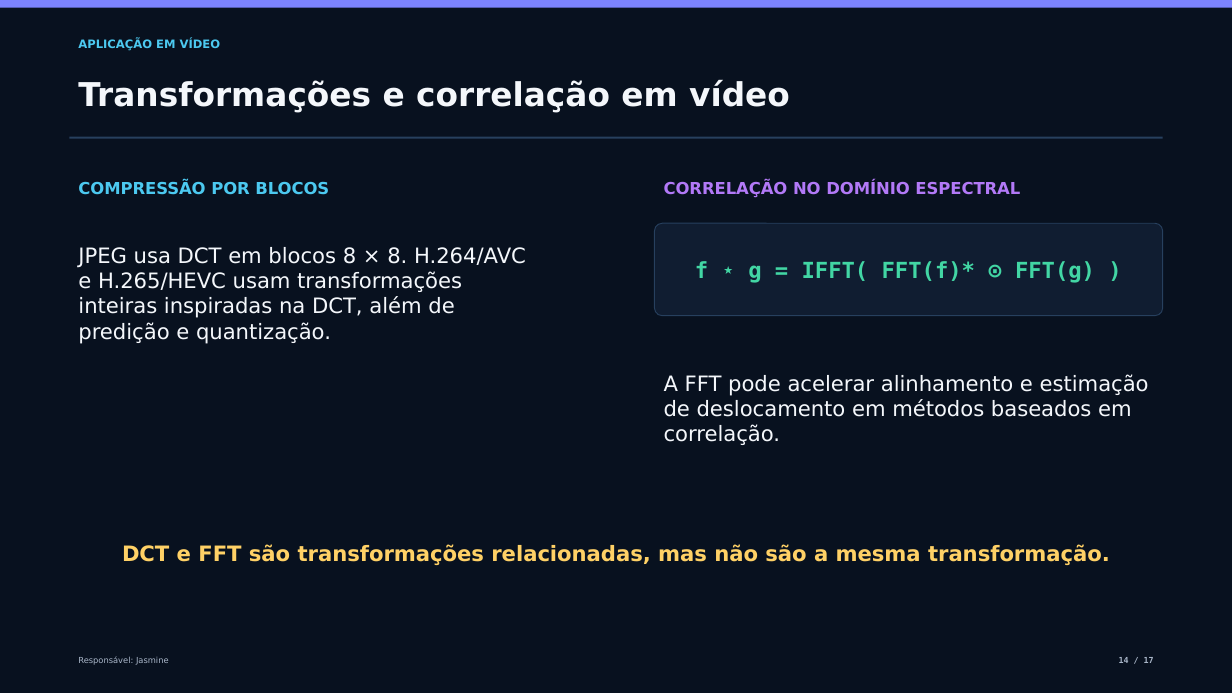
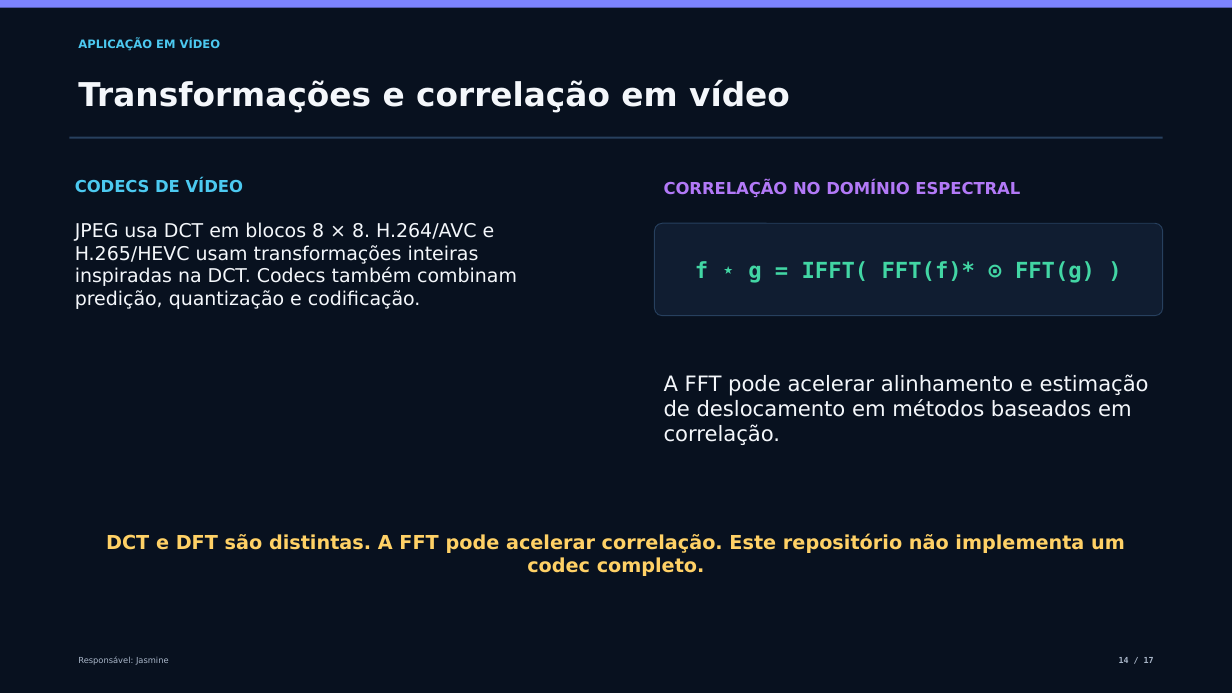
Before and after one commit to Jasmineggril/algebra-linear-fft, a slide deck: slide 14 of Seminario_Algebra_Linear_FFT.pptx. Drawn at 1232x693 pixels with LibreOffice and Linux fonts; fonts in the diff are those of the drawing. Boxes give left, top, right and bottom in pixels: in the first picture for what was removed or moved away, otherwise in the second. Text is boxed around its words. In the diff, an @@ line names an element or a change of style, - is before the commit and + after.

```diff
--- a/Seminario_Algebra_Linear_FFT.pptx
+++ b/Seminario_Algebra_Linear_FFT.pptx
@@ text "CODECS DE VÍDEO" at [75,178,243,193]: vertical alignment middle to top @@
@@ text at [75,178,243,193]: text changed @@
-COMPRESSÃO POR BLOCOS
+CODECS DE VÍDEO
@@ text "JPEG usa DCT em blocos ..." at [75,222,517,309]: vertical alignment middle to top @@
@@ text at [75,222,517,309]: text changed; size 16.5 to 14.8 pt @@
-JPEG usa DCT em blocos 8 × 8. H.264/AVC e H.265/HEVC usam transformações inteiras inspiradas na DCT, além de predição e quantização.
+JPEG usa DCT em blocos 8 × 8. H.264/AVC e H.265/HEVC usam transformações inteiras inspiradas na DCT. Codecs também combinam predição, quantização e codificação.
@@ text at [106,534,1125,576]: text changed; size 16.5 to 15 pt @@
-DCT e FFT são transformações relacionadas, mas não são a mesma transformação.
+DCT e DFT são distintas. A FFT pode acelerar correlação. Este repositório não implementa um codec completo.
```
Also in this commit, not shown: 5 other slides changed, 4 other files.
